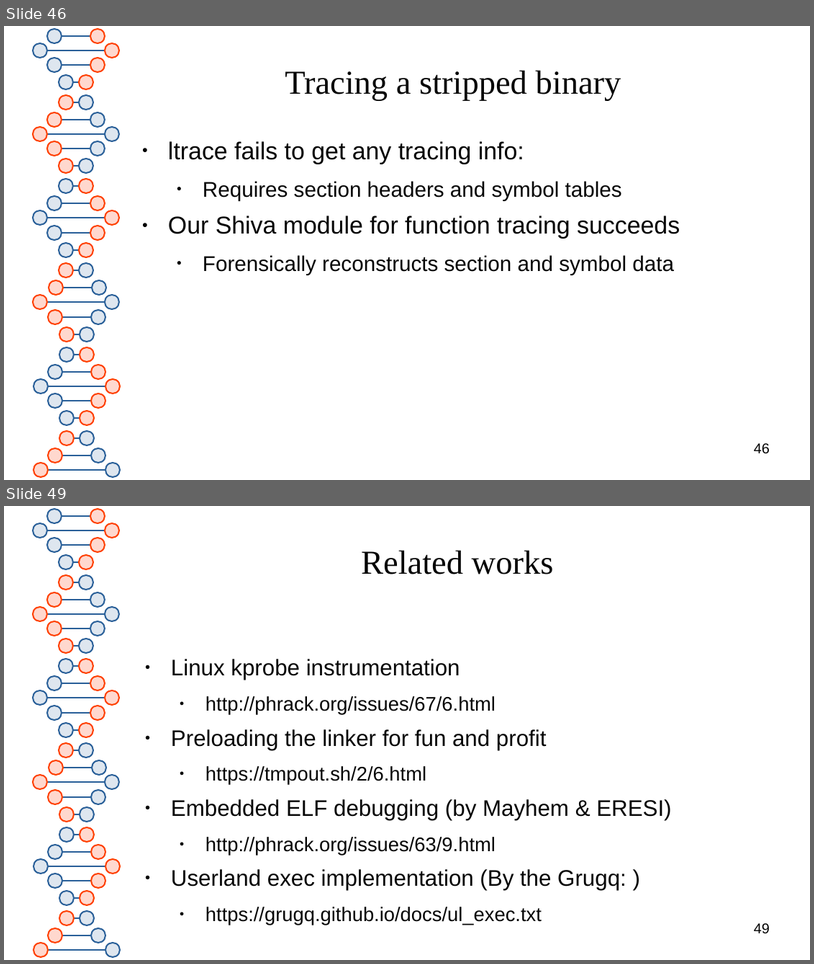
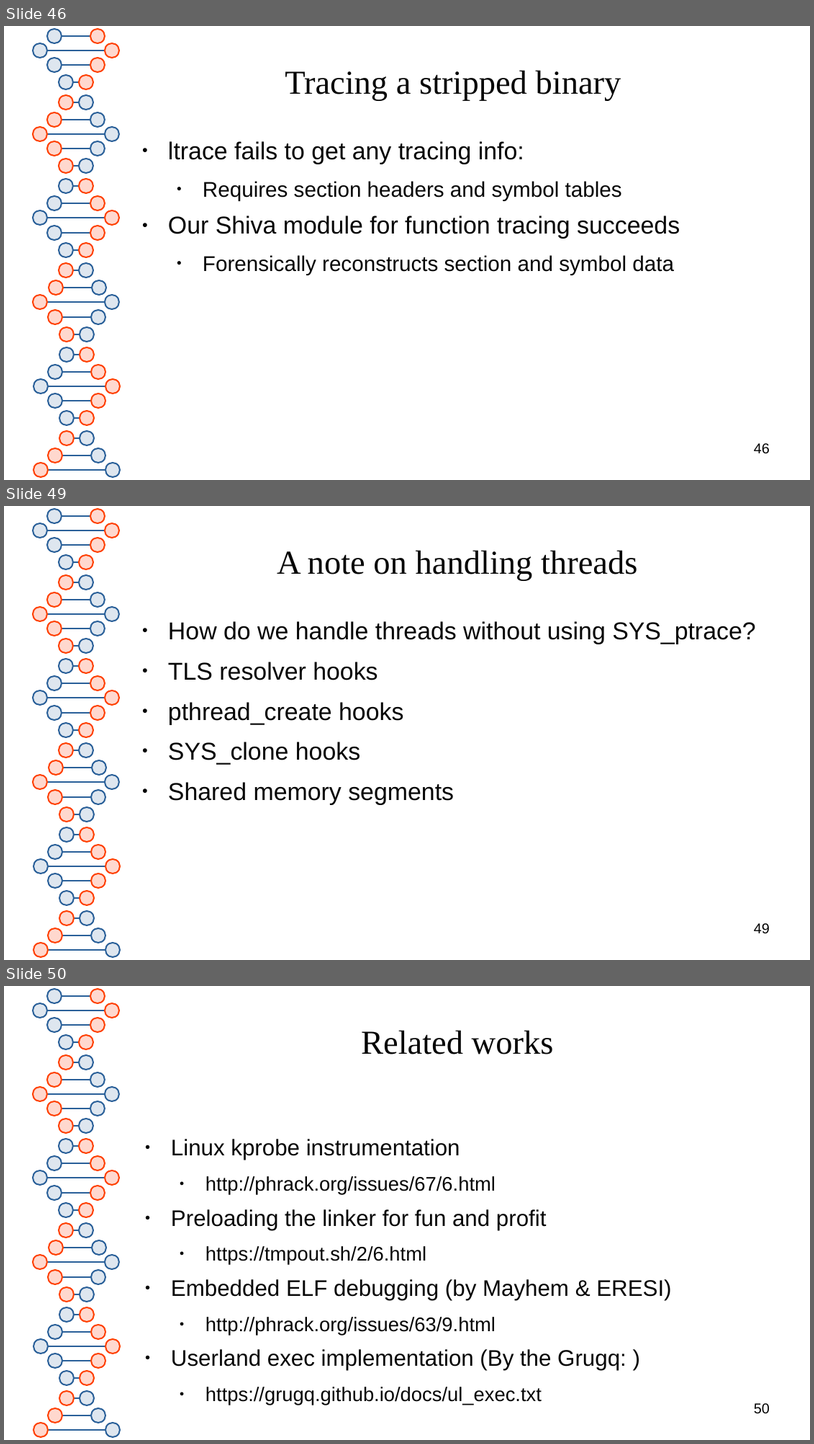
Before and after one commit to advanced-microcode-patching/shiva, a slide deck: presentation/shiva_runtime.odp. Shown one above the other, each under a label of ours: slides 46 and 49 before the commit, slides 46, 49 and 50 after it; the slides between them are not shown. The pictures are 814x964 and 814x1444 pixels, drawn with LibreOffice and Linux fonts; fonts in the diff are those of the drawing. Boxes give left, top, right and bottom in pixels: in the first picture for what was removed or moved away, otherwise in the second. Text is boxed around its words. In the diff, an @@ line names an element or a change of style, - is before the commit and + after.

```diff
--- a/presentation/shiva_runtime.odp
+++ b/presentation/shiva_runtime.odp
@@ slide 49 added at (x1=4, y1=506, x2=810, y2=960), background #FFFFFF; not listed: 81 template elements that a slide beside it also shows @@
@@ title added at (x1=277, y1=550, x2=638, y2=581), 33 pt, text #050505 @@
+A note on handling threads
@@ text added at (x1=168, y1=621, x2=756, y2=805), 24 pt, text #050505 @@
+● How do we handle threads without using SYS_ptrace?
+● TLS resolver hooks
+● pthread_create hooks
+● SYS_clone hooks
+● Shared memory segments
@@ page number added at (x1=754, y1=923, x2=770, y2=933), 14 pt, text #000000 @@
+49
@@ what was slide 49 is now slide 50 @@
@@ page number at (x1=754, y1=1403, x2=770, y2=1414): text changed @@
-49
+50
```
Also in this commit, not shown: 2 slides changed, 7 other files.
